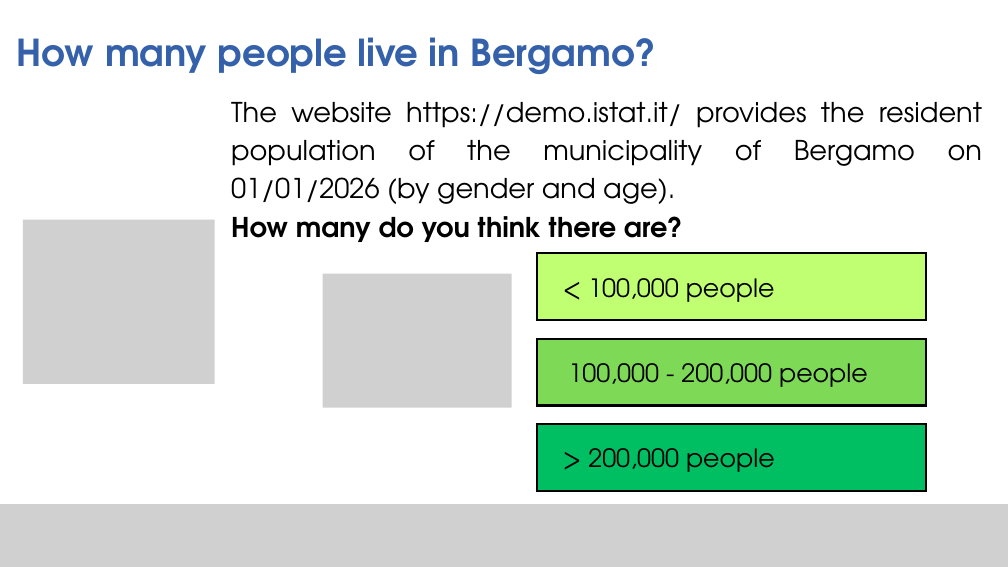
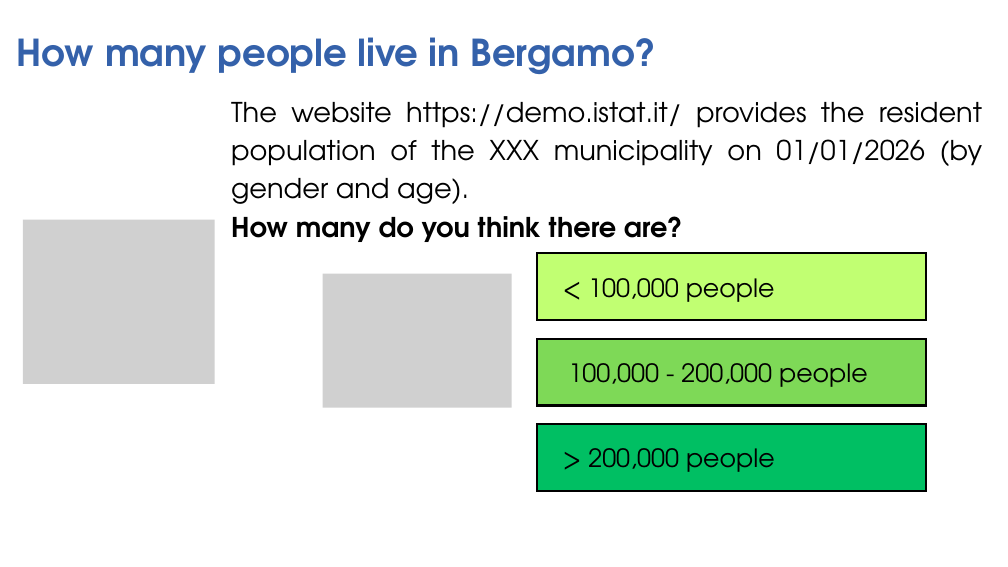
Before and after one commit to michelacameletti/tablefootballeducation, a slide deck: slide 13 of teaching_materials/Introductory_lecture_ENG.pptx. Drawn at 1008x567 pixels with LibreOffice and Linux fonts; fonts in the diff are those of the drawing; grey boxes stand for pictures. Boxes give left, top, right and bottom in pixels: in the first picture for what was removed or moved away, otherwise in the second. Text is boxed around its words. In the diff, an @@ line names an element or a change of style, - is before the commit and + after.

```diff
--- a/teaching_materials/Introductory_lecture_ENG.pptx
+++ b/teaching_materials/Introductory_lecture_ENG.pptx
@@ text at (231,102,982,204): text changed @@
-The website https://demo.istat.it/ provides the resident population of the municipality of Bergamo on 01/01/2026 (by gender and age).
+The website https://demo.istat.it/ provides the resident population of the XXX municipality on 01/01/2026 (by gender and age).
@@ picture removed at (0,504,1008,567) @@
```
Also in this commit, not shown: 24 other slides changed, 1 slide removed, 1 other file.
